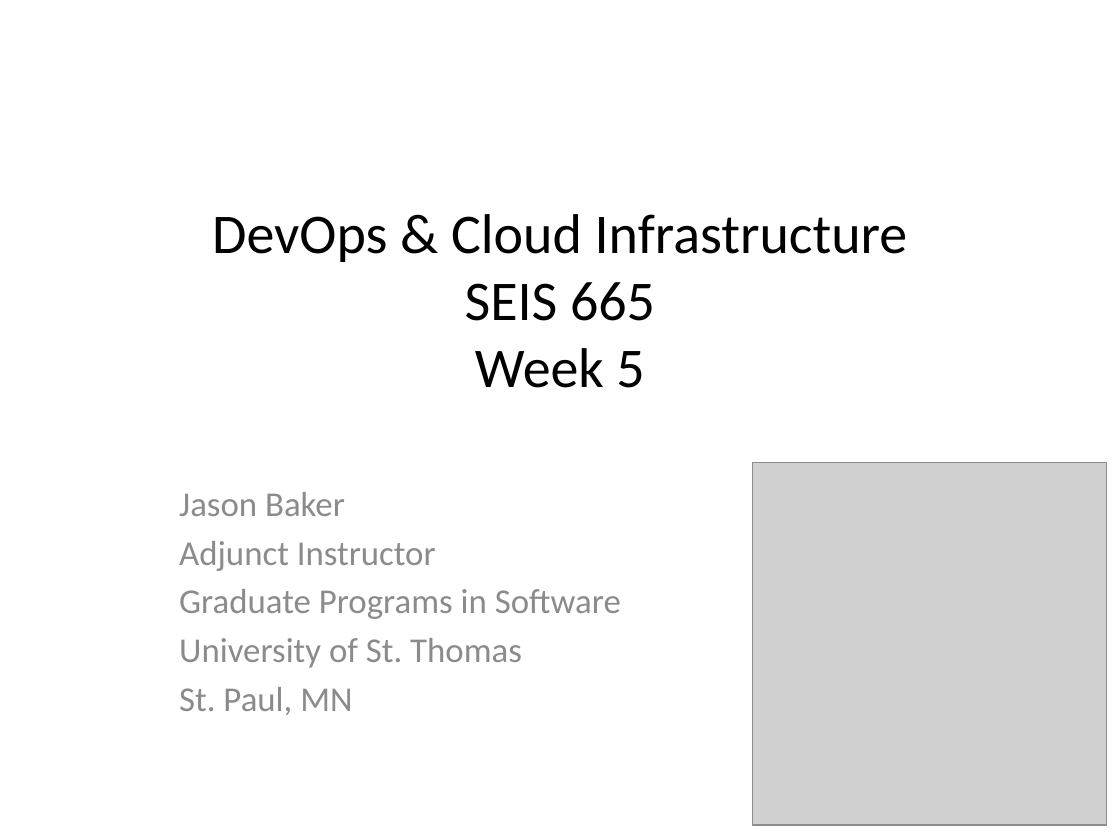
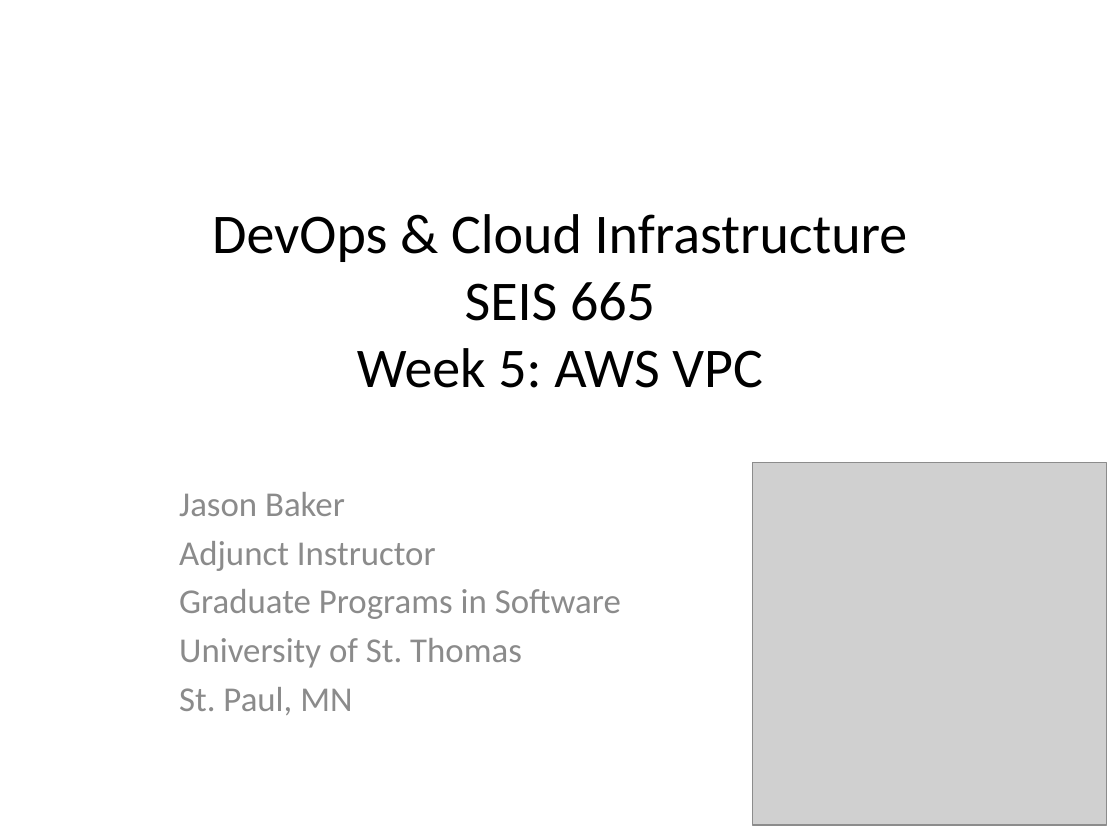
Before and after one commit to jasondbaker/infrastructure-class, a slide deck: slide 1 of lectures/infrastructure-week-5.pptx. Drawn at 1120x840 pixels with LibreOffice and Linux fonts; fonts in the diff are those of the drawing; grey boxes stand for pictures. Boxes give left, top, right and bottom in pixels: in the first picture for what was removed or moved away, otherwise in the second. Text is boxed around its words. In the diff, an @@ line names an element or a change of style, - is before the commit and + after.

Commit message:
update syllabus and lectures for fall 2017 class

```diff
--- a/lectures/infrastructure-week-5.pptx
+++ b/lectures/infrastructure-week-5.pptx
@@ title at [212, 214, 908, 388]: text changed @@
-DevOps & Cloud Infrastructure
-SEIS 665
-Week 5
+DevOps & Cloud Infrastructure
+SEIS 665
+Week 5: AWS VPC
```
Also in this commit, not shown: 2 other files.
